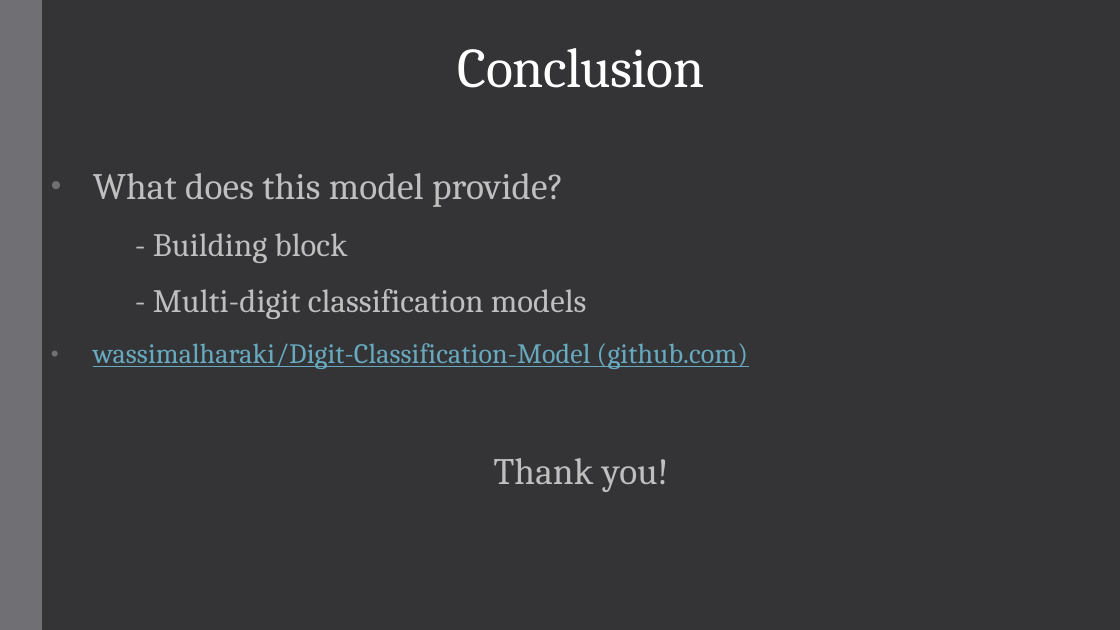
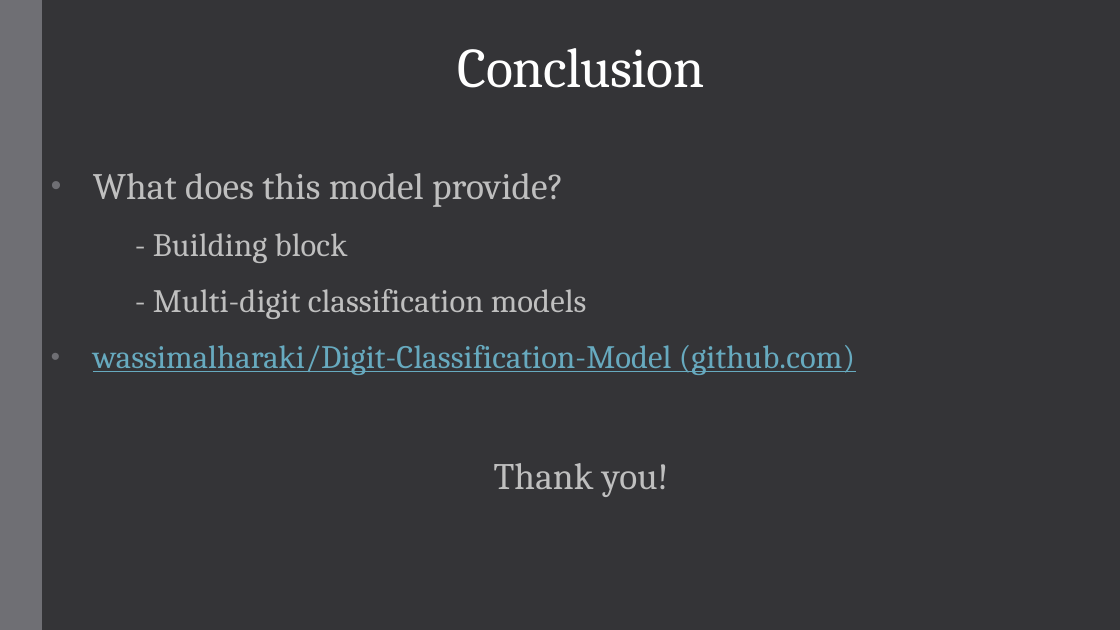
Before and after one commit to wassimalharaki/Digit-Classification-Model, a slide deck: slide 6 of media/AI Project 2 PPT.pptx. Drawn at 1120x630 pixels with LibreOffice and Linux fonts; fonts in the diff are those of the drawing. Boxes give left, top, right and bottom in pixels: in the first picture for what was removed or moved away, otherwise in the second. Text is boxed around its words. In the diff, an @@ line names an element or a change of style, - is before the commit and + after.

```diff
--- a/media/AI Project 2 PPT.pptx
+++ b/media/AI Project 2 PPT.pptx
@@ subtitle at (x1=93, y1=345, x2=855, y2=375): size 24 to 28 pt in "wassimalharaki/Digit-Classification-Model (github.com)" @@
```
Also in this commit, not shown: 2 other slides changed, 5 other files.
